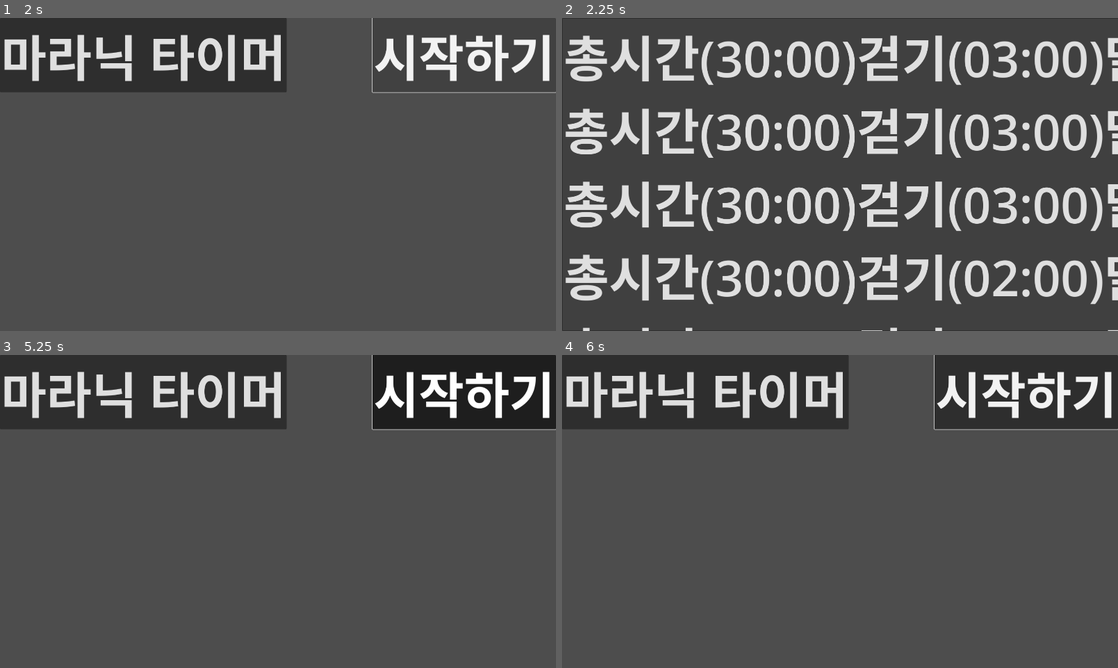
Above: before the commit, frames 1-4 (two rows, left to right).
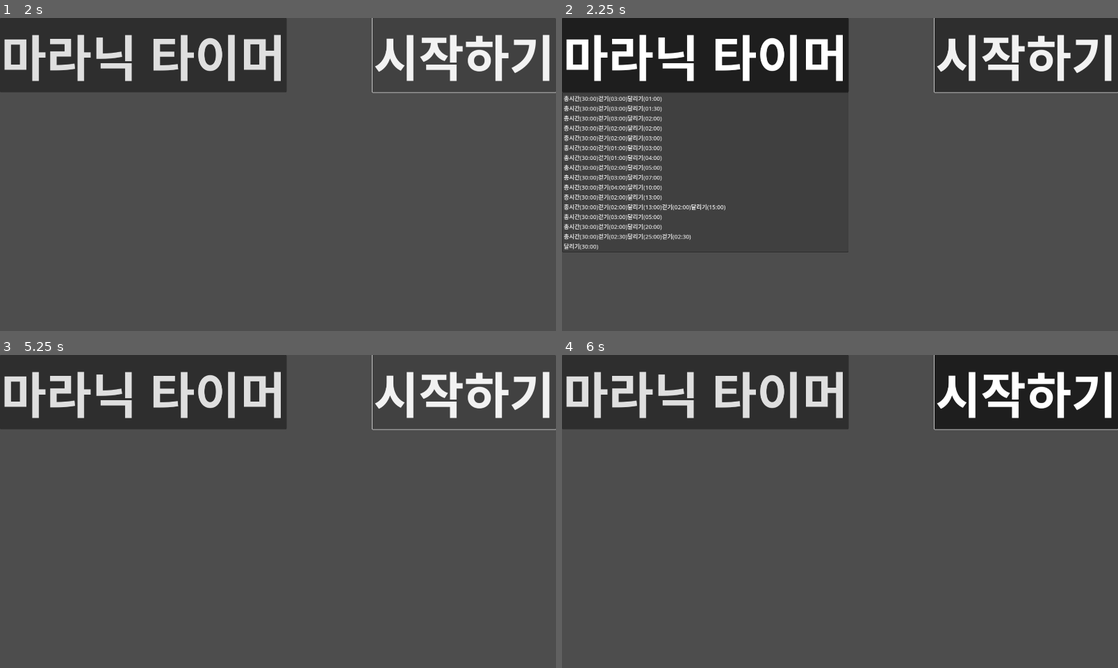
Above: after the commit, the same moments.

Repository: kasworld/maranic
Game: Godot game, scene res://main.tscn
Two runs of this game, one before a commit and one after it. Both use one fixed random seed, a clock stepped at 60 frames per second and the inputs below.
Inputs:
- Up to frame 1 (2 s): click "시작하기" at 0.5 s; click "시작하기" at 1.25 s
- Up to frame 2 (2.25 s): click "마라닉 타이머" at 2 s
- Up to frame 3 (5.25 s): click "마라닉 타이머" at 2.75 s; click "마라닉 타이머" at 3.5 s; click "시작하기" at 4.25 s; tap Enter at 5 s
- Up to frame 4 (6 s): tap Space at 5.75 s

Frame 1 is identical in both runs. In frame 2, 33% of the frame differs, in the area x 0-100%, y 0-100%; in frame 3, 6.1%; in frame 4, less than 0.1%.
Error before the commit: Invalid access to property or key 'remainSec' on a base object of type 'null instance'. (res://main.gd:95)
Error after the commit: Invalid access to property or key 'remainSec' on a base object of type 'null instance'. (res://main.gd:96)

Commit message:
chage menulist theme

Diff:
--- a/main.gd
+++ b/main.gd
@@ -21,7 +21,7 @@
 	[ ["총시간",60*30], ["걷기", 60*3  ], ["달리기", 60*5  ] ],
 	[ ["총시간",60*30], ["걷기", 60*2  ], ["달리기", 60*20 ] ],
 	[ ["총시간",60*30], ["걷기", 60*2.5], ["달리기", 60*25 ], ["걷기", 60*2.5] ],
-	[ ["달리기",60*30]                                     ],
+	[ ["달리기",60*30] ],
 ]
 
 var Works = []
@@ -55,6 +55,7 @@
 func _ready() -> void:
 	for i in range(len( programs)):
 		$VBoxContainer/TitleContainer/MenuButton.get_popup().add_item(program2text(i),i)
+	$VBoxContainer/TitleContainer/MenuButton.get_popup().theme = preload("res://menulist_theme.tres")
 
 func makeWorks(n ):
 	for i in range(len(Works)):
--- /dev/null
+++ b/menulist_theme.tres
@@ -0,0 +1,7 @@
+[gd_resource type="Theme" load_steps=2 format=3 uid="uid://ddksgr4axityd"]
+
+[sub_resource type="SystemFont" id="SystemFont_vvbrb"]
+
+[resource]
+default_font = SubResource("SystemFont_vvbrb")
+default_font_size = 20
